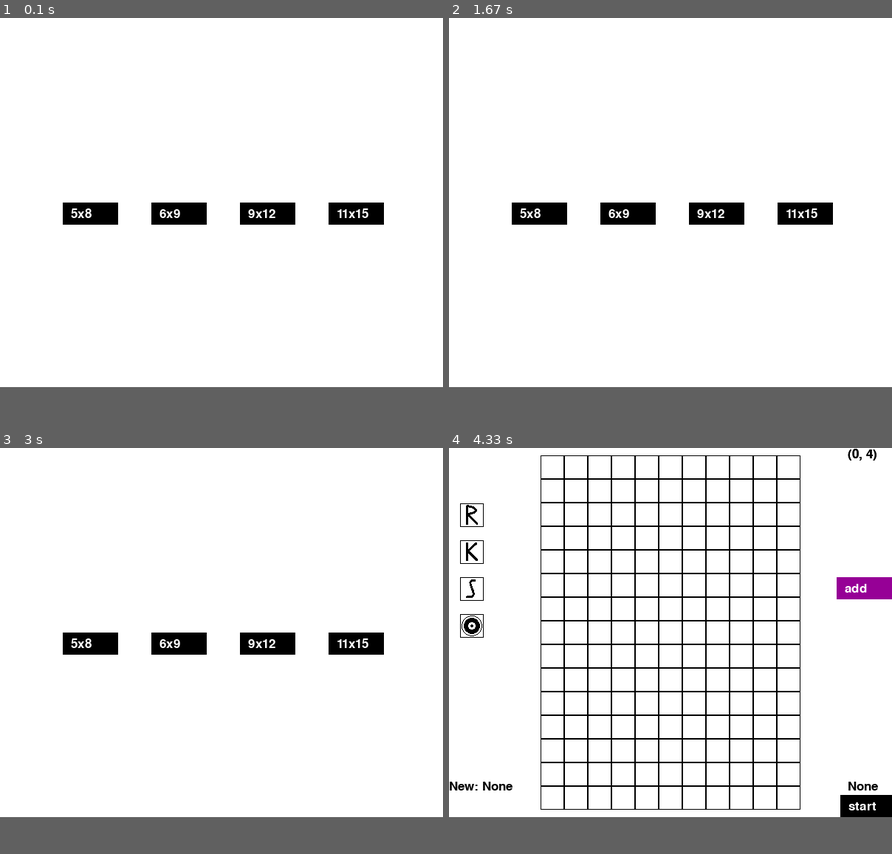
Above: before the commit, frames 1-4 (two rows, left to right).
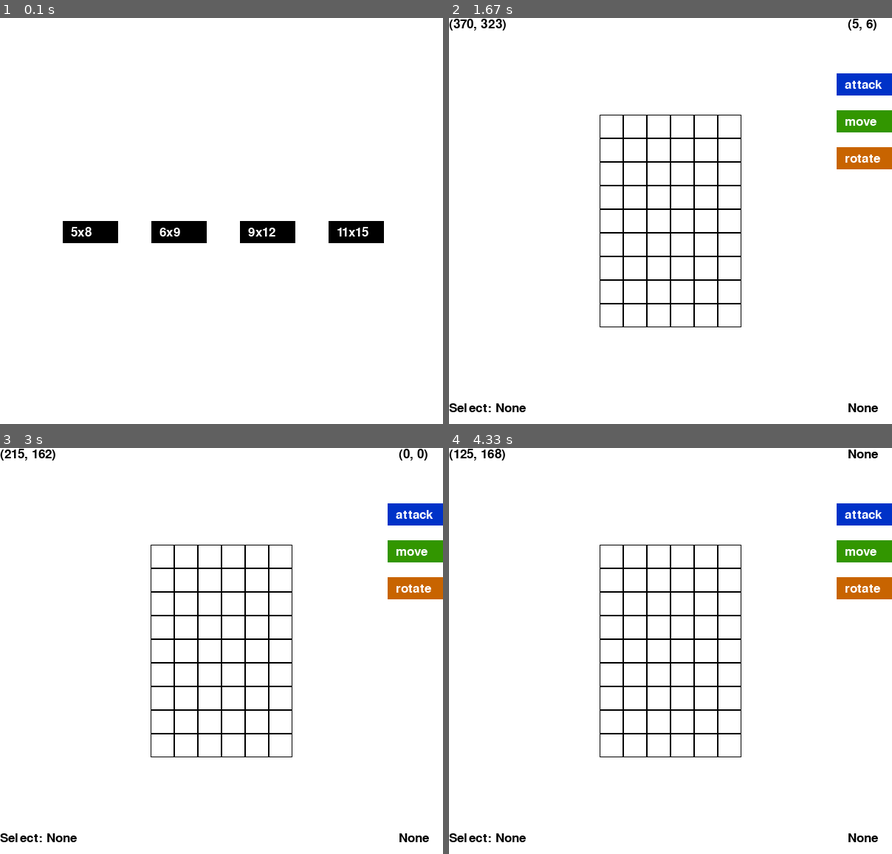
Above: after the commit, the same moments.

Repository: hornsbym/WarGame
Game: pygame game, started from Game.py
Two runs of this game, one before a commit and one after it. Both use one fixed random seed, a clock stepped at 60 frames per second and the inputs below.
Inputs (mouse positions are in pixels of both pictures, inside the frame that each line leads up to):
- Up to frame 1 (0.1 s): no input
- Up to frame 2 (1.67 s): click (652, 237) at 0.38 s; click (670, 249) at 0.73 s; click (865, 411) at 1.07 s, where only the run after the commit has a clickable "start"; click (723, 257) at 1.4 s
- Up to frame 3 (3 s): click (230, 512) at 1.73 s; click (199, 756) at 2.07 s; click (208, 581) at 2.4 s; click (159, 565) at 2.73 s
- Up to frame 4 (4.33 s): click (785, 614) at 3.07 s; click (807, 642) at 3.4 s; click (763, 577) at 3.73 s; click (542, 573) at 4.07 s
In our replay, the window is 600x500 before the commit and 600x550 after it. These sizes can differ from the game's own. Grey fills any space a smaller window leaves; there, only what the larger window draws over its background counts as a difference.

The runs differ from the first frame. In frame 1, 4.2% of the frame differs, in the area x 14-87%, y 45-56%; in frame 2, 6.7%; in frame 3, 6.7%; in frame 4, 12%, in the area x 0-100%, y 0-98%.

Commit message:
Implemented turn system in to placement stage of Game.py. TO-DO: Implement turn system into battle stage, change square tile colors for placement zones, continue integration of Player objects with Game.py.

Diff:
--- a/Board.py
+++ b/Board.py
@@ -15,6 +15,12 @@
         self.squares = []
 
         self.makeBoard()
+
+    def getWidth(self):
+        return self.width
+
+    def getHeight(self):
+        return self.height
 
     def makeBoard(self):
         """Populates the board with squares."""
--- a/Game.py
+++ b/Game.py
@@ -6,12 +6,13 @@
 from TroopButton import TroopButton
 from CommandButton import CommandButton
 from Troop import Troop
+from Player import Player
 
 # Boilerplate pygame stuff:
 pg.init()
 clock = pg.time.Clock()
 displayWidth = 600
-displayHeight = 500
+displayHeight = 550
 display = pg.display.set_mode((displayWidth,displayHeight))
 display.fill((255,255,255))
 
@@ -64,12 +65,12 @@
 
 def placementStage(board):
     """Executes the placement stage of the game"""
-    # Creates a new board in the middle of the screen.
-    # b = Board(9,12,(displayWidth//2,displayHeight//2))
-    b = board
+    b  = board
+    p1 = Player("Player 1",None,b.getWidth()*3,5)
+    p2 = Player("Player 2",None,b.getWidth()*3,5)
 
     startButton = CommandButton("start",(displayWidth-70, displayHeight-30), (0,0,0))
-    addButton = CommandButton("add", (displayWidth-75, 175), (150,0,150))
+    addButton   = CommandButton("add", (displayWidth-75, 175), (150,0,150))
 
     rb = TroopButton(("rifleman",1,3,10,1,100,(1,1)), (15,75))
     kb = TroopButton(("knight",1,1,10,2,100,(1,1)), (15,125))
@@ -79,6 +80,8 @@
     newTroop = None
     command  = None
     square   = None
+
+    currentPlayer = p1
 
     loop = True
     while (loop == True):
@@ -126,9 +129,19 @@
 
         if command == "add":
             if newTroop != None and square != None:
-                b.setSquareValue(square,newTroop)
-                square = None
-                newTroop = None
+                if square[1] <= 2:
+                    if currentPlayer == p1:
+                        b.setSquareValue(square,newTroop)
+                        currentPlayer = p2
+                        newTroop = None
+                if square[1] >= b.getHeight()-4:
+                    if currentPlayer == p2:
+                        b.setSquareValue(square,newTroop)
+                        currentPlayer = p1
+                        newTroop = None
+                square = None
+
+        displayText(str(currentPlayer.getName()),(displayWidth//2,0))
 
         displayText("New: "+str(newTroop), (0,displayHeight-50))
         displayText(str(command), (displayWidth*.9,displayHeight-50))
--- a/Player.py
+++ b/Player.py
@@ -14,6 +14,10 @@
         self.army   = armyType
         self.tokens = spendableTokens
         self.moves  = moves
+
+    def __str__(self):
+        return '<Player Object name = "%s" army = "%s" tokens = %i moves = %i>' % \
+                (self.name, self.army,self.tokens,self.moves)
 
     def getName (self):
         """Returns string."""
